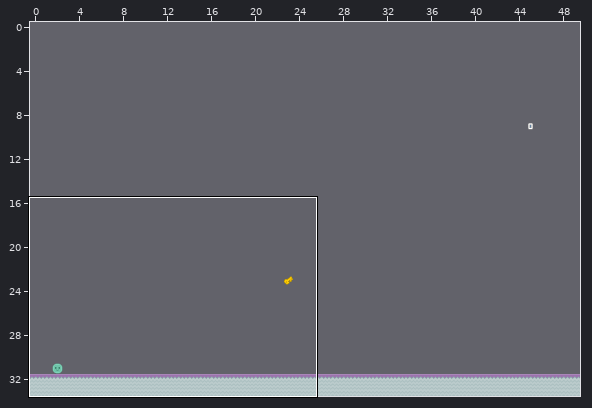
Tiled map, stored at assets/levels/level3.tmx. The picture above shows the old version from afar; the outline marks the close-up.
Close-up. The starting point:
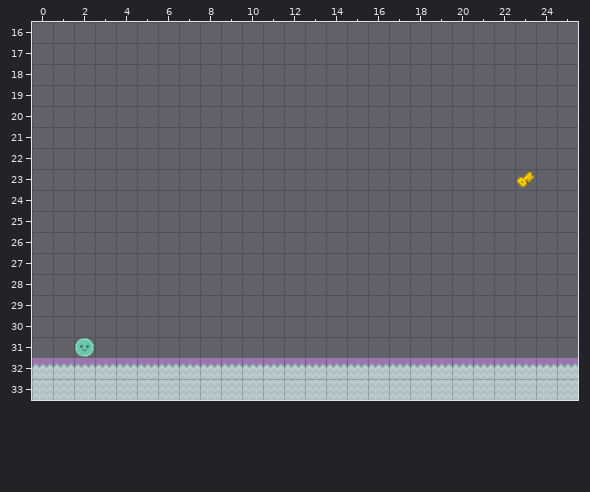
Cells are 21x21 px. Shown: x 0..25, y 16..33. The commit also changed other parts of the map, which this record leaves out.
After:
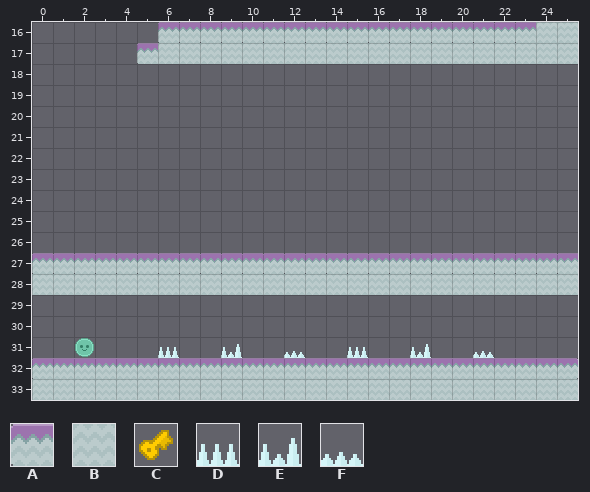
Key: from "Tileset": A 182, B 212, C 403, D 573, E 574, F 575.
_ is an empty cell, . an unchanged one.
Objects are placed by their top-left corner, in cells (3,4 is the top-left corner of cell 3,4); size is 1x1 cell unless given.
What changed:
--- layer "Platforms"
@@ x 5..25 @@
-16 .____________________
-17 _____________________
+16 .AAAAAAAAAAAAAAAAAABB
+17 ABBBBBBBBBBBBBBBBBBBB
@@ x 0..25 @@
-27 __________________________
-28 __________________________
+27 AAAAAAAAAAAAAAAAAAAAAAAAAA
+28 BBBBBBBBBBBBBBBBBBBBBBBBBB
@@ x 6..21 @@
-31 _.._.._.._.._.._
+31 D..E..F..D..E..F
--- layer "Keys"
-C "Key" at 23,23
+(outside this view)
